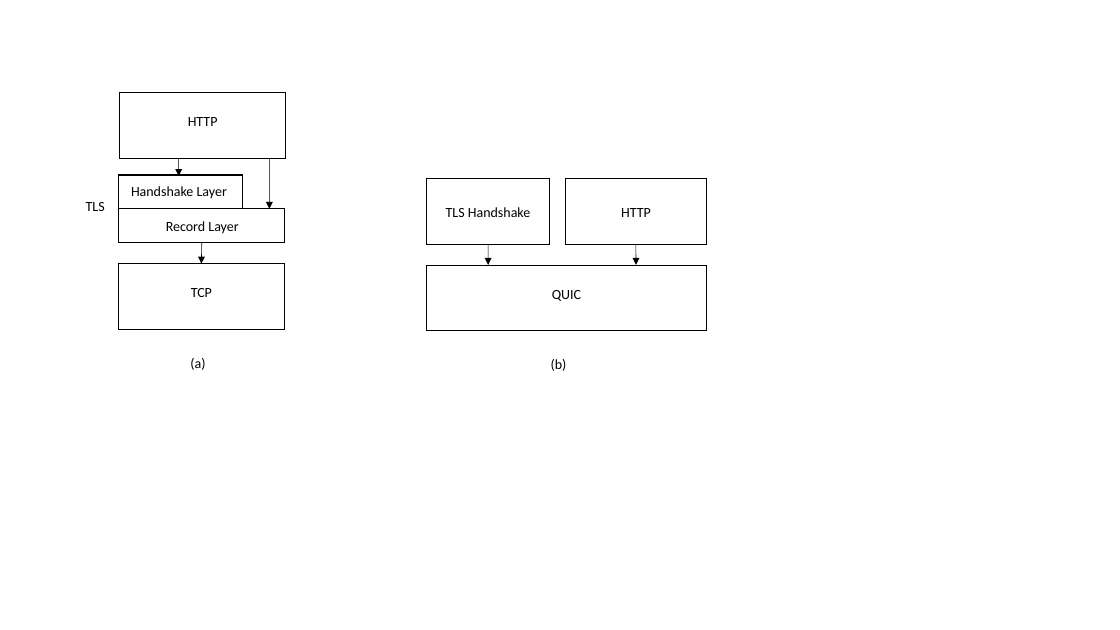
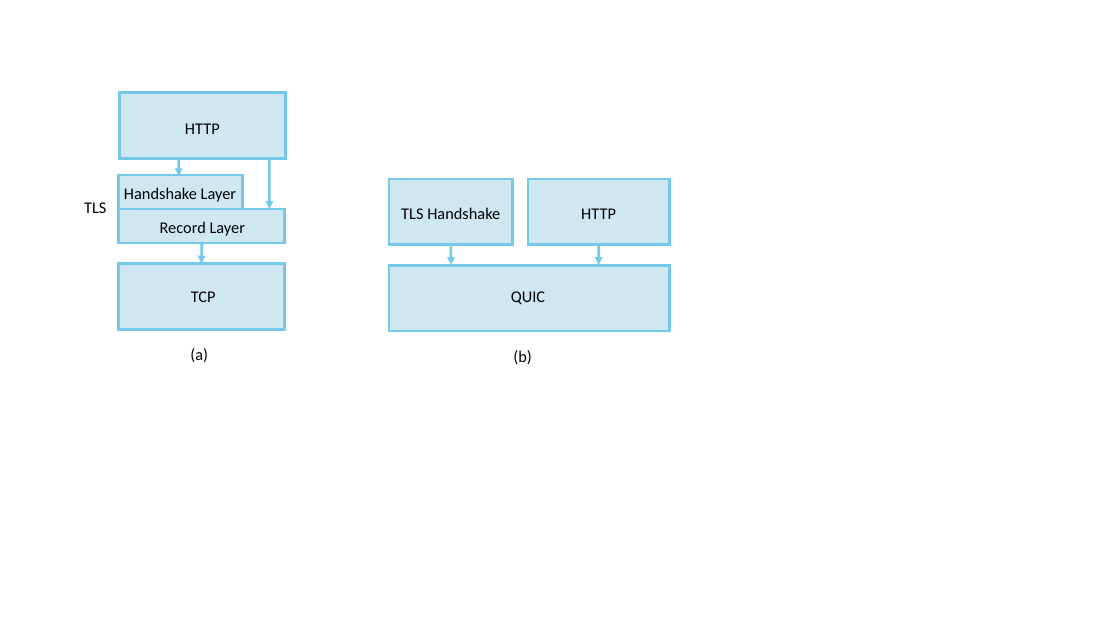
Before and after one commit to SystemsApproach/security, a slide deck: slide 2 of figures/SecurityFigs.odp (slide 4 before the commit). Drawn at 1120x630 pixels with LibreOffice and Linux fonts; fonts in the diff are those of the drawing. Boxes give left, top, right and bottom in pixels: in the first picture for what was removed or moved away, otherwise in the second. Text is boxed around its words. In the diff, an @@ line names an element or a change of style, - is before the commit and + after.

```diff
--- a/figures/SecurityFigs.odp
+++ b/figures/SecurityFigs.odp
@@ rectangle removed at (120, 92, 287, 158) @@
@@ freeform shape added at (120, 92, 287, 158), fill #CFE7F1, outline #75C9E8 2.24 pt @@
@@ text "Handshake Layer": place and size @@
-text "Handshake Layer" at (131, 186, 227, 199)
+text "Handshake Layer" at (124, 187, 236, 202)
@@ rectangle removed at (118, 175, 242, 208) @@
@@ freeform shape added at (118, 175, 242, 208), fill #CFE7F1, outline #75C9E8 2.24 pt @@
@@ arrow (179, 159) - (179, 176): stroke #000000 0.51 pt to #75C9E8 2.24 pt @@
@@ arrow (270, 159) - (270, 209): stroke #000000 0.51 pt to #75C9E8 2.24 pt @@
@@ freeform shape added at (389, 179, 513, 245), fill #CFE7F1, outline #75C9E8 2.24 pt @@
@@ rectangle removed at (426, 179, 549, 245) @@
@@ freeform shape added at (528, 179, 670, 245), fill #CFE7F1, outline #75C9E8 2.24 pt @@
@@ rectangle removed at (565, 179, 707, 245) @@
@@ rectangle removed at (118, 209, 285, 243) @@
@@ freeform shape added at (118, 209, 285, 243), fill #CFE7F1, outline #75C9E8 2.24 pt @@
@@ text "TLS Handshake": place and size @@
-text "TLS Handshake" at (446, 207, 530, 217)
+text "TLS Handshake" at (401, 207, 500, 219)
@@ text "HTTP": place and size @@
-text "HTTP" at (621, 208, 651, 217)
+text "HTTP" at (581, 208, 616, 219)
@@ rectangle "Record Layer": place and size @@
-rectangle "Record Layer" at (166, 221, 238, 234)
+rectangle "Record Layer" at (151, 213, 255, 242)
@@ rectangle "Record Layer" at (151, 213, 255, 242): size 12 to 14 pt; fill none to #CFE7F1 @@
@@ rectangle removed at (118, 264, 285, 329) @@
@@ freeform shape added at (118, 264, 285, 329), fill #CFE7F1, outline #75C9E8 2.24 pt @@
@@ arrow (202, 243) - (202, 264): stroke #000000 0.51 pt to #75C9E8 2.24 pt @@
@@ freeform shape added at (389, 266, 670, 331), fill #CFE7F1, outline #75C9E8 2.24 pt @@
@@ rectangle removed at (426, 266, 707, 331) @@
@@ arrow moved from (488, 245) - (488, 265) to (451, 245) - (451, 265) @@
@@ arrow (451, 245) - (451, 265): stroke #000000 0.51 pt to #75C9E8 2.24 pt @@
@@ arrow moved from (636, 245) - (636, 265) to (599, 245) - (599, 265) @@
@@ arrow (599, 245) - (599, 265): stroke #000000 0.51 pt to #75C9E8 2.24 pt @@
@@ text "QUIC": place and size @@
-text "QUIC" at (552, 290, 581, 301)
+text "QUIC" at (511, 291, 545, 304)
@@ text "(a)": place and size @@
-text "(a)" at (190, 358, 205, 370)
+text "(a)" at (190, 348, 208, 362)
@@ size 12 to 14 pt in 9 elements at (84, 202, 106, 213), (191, 291, 216, 302), (124, 187, 236, 202), (190, 348, 208, 362), (185, 123, 220, 134), (511, 291, 545, 304), (581, 208, 616, 219), (401, 207, 500, 219), (513, 350, 531, 364) @@
@@ text "(b)": place and size @@
-text "(b)" at (551, 359, 567, 371)
+text "(b)" at (513, 350, 531, 364)
```
Also in this commit, not shown: 7 other slides changed, 3 slides added, 16 other files.
